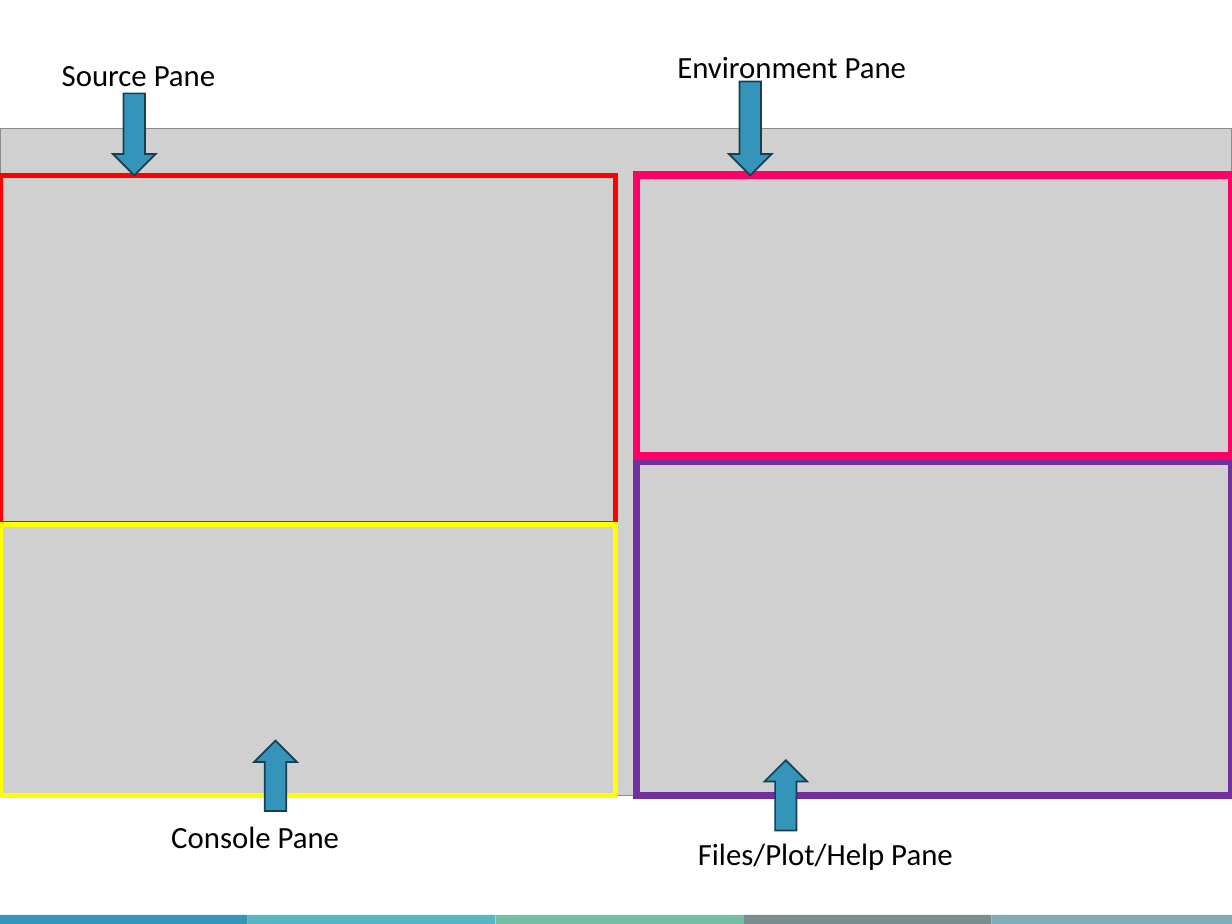
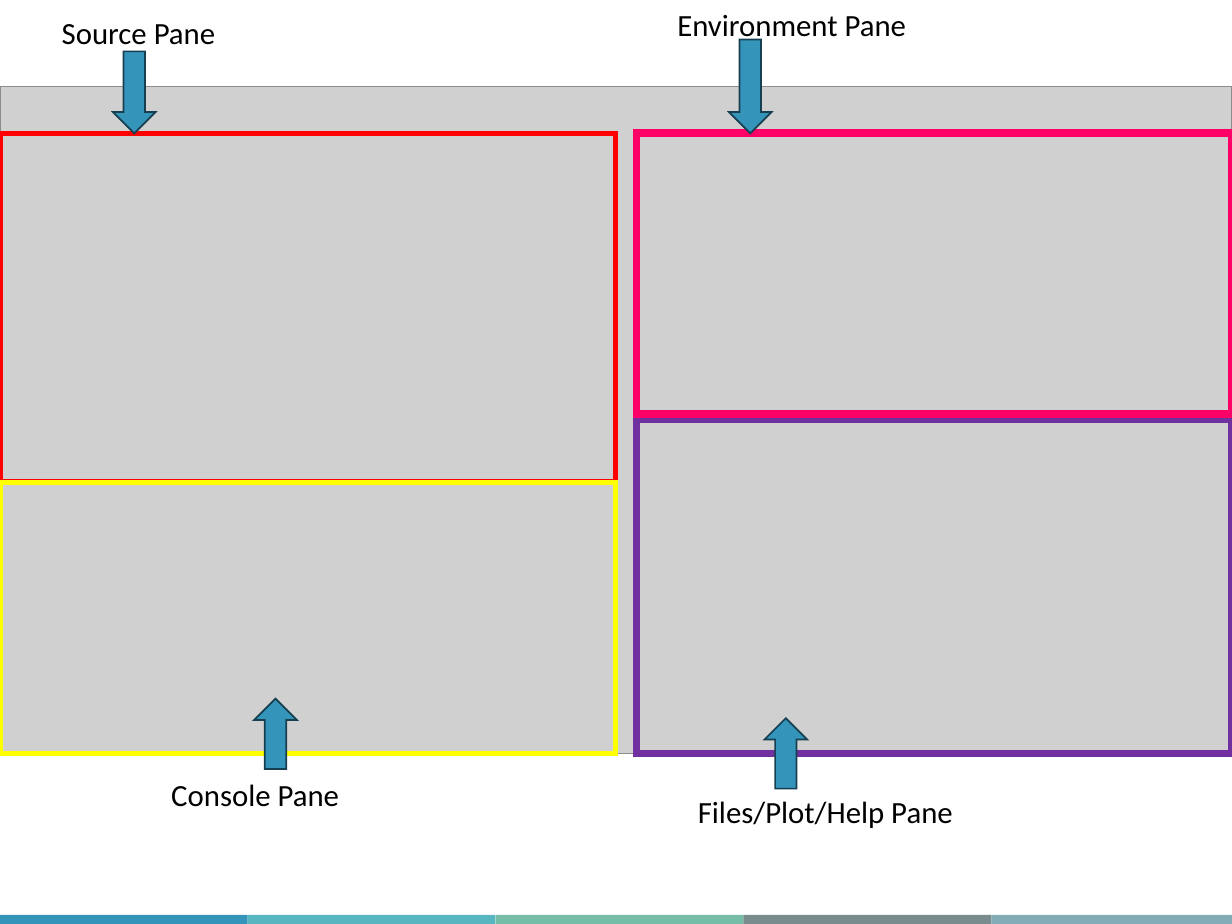
Before and after one commit to MJousse/IntroRacademic, a slide deck: slide 15 of slides/MiCM_IntroToR.pptx. Drawn at 1232x924 pixels with LibreOffice and Linux fonts; fonts in the diff are those of the drawing; grey boxes stand for pictures; background and template pictures are left out. Boxes give left, top, right and bottom in pixels: in the first picture for what was removed or moved away, otherwise in the second. Text is boxed around its words. In the diff, an @@ line names an element or a change of style, - is before the commit and + after.

```diff
--- a/slides/MiCM_IntroToR.pptx
+++ b/slides/MiCM_IntroToR.pptx
@@ 4 texts, 4 rectangles, 4 down arrows, 1 picture: place and size @@
-4 texts, 4 rectangles, 4 down arrows, 1 picture at bbox=[0, 57, 1232, 870]
+4 texts, 4 rectangles, 4 down arrows, 1 picture at bbox=[0, 15, 1232, 828]
```
Also in this commit, not shown: 7 other slides changed, 4 slides added, 4 slides removed, 54 other files.
